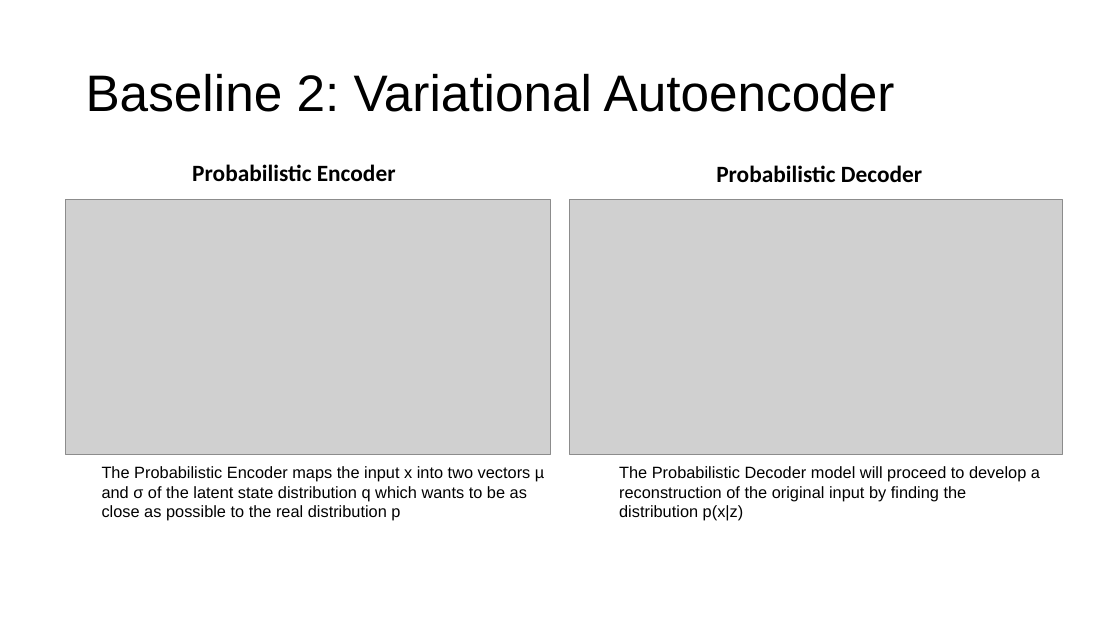
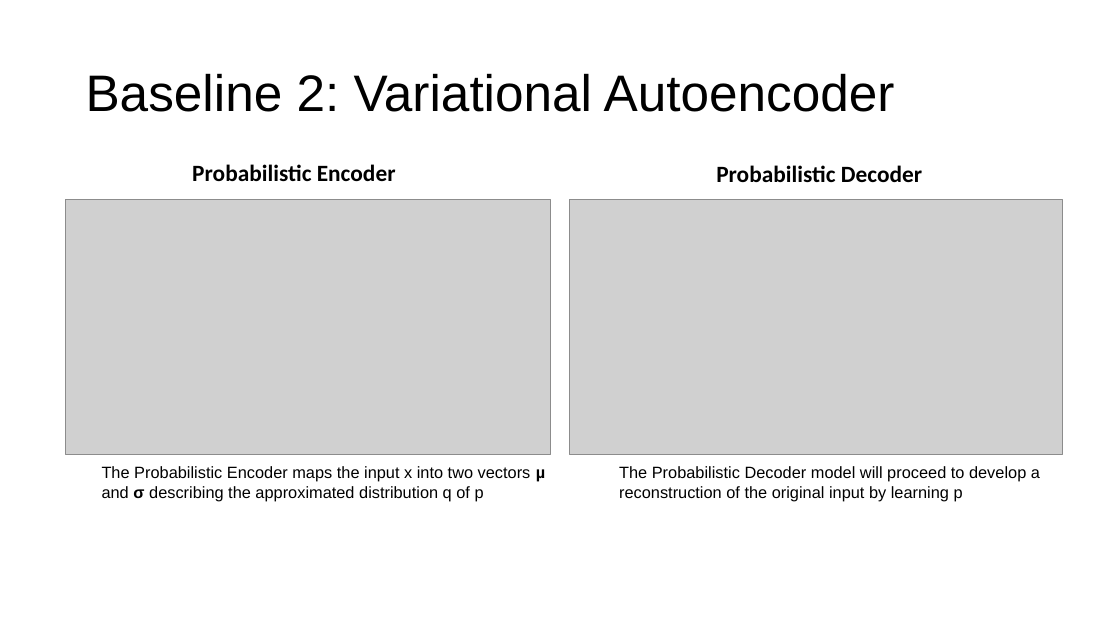
Before and after one commit to alessiapontiggia/DL-project, a slide deck: slide 9 of presentation.pptx. Drawn at 1120x630 pixels with LibreOffice and Linux fonts; fonts in the diff are those of the drawing; grey boxes stand for pictures. Boxes give left, top, right and bottom in pixels: in the first picture for what was removed or moved away, otherwise in the second. Text is boxed around its words. In the diff, an @@ line names an element or a change of style, - is before the commit and + after.

```diff
--- a/presentation.pptx
+++ b/presentation.pptx
@@ text at [102,466,545,501]: text changed @@
-The Probabilistic Encoder maps the input x into two vectors µ and σ of the latent state distribution q which wants to be as close as possible to the real distribution p
+The Probabilistic Encoder maps the input x into two vectors µ and σ describing the approximated distribution q of p
@@ text at [619,466,1040,501]: text changed @@
-The Probabilistic Decoder model will proceed to develop a reconstruction of the original input by finding the distribution p(x|z)
+The Probabilistic Decoder model will proceed to develop a reconstruction of the original input by learning p
```
Also in this commit, not shown: 12 other slides changed.
